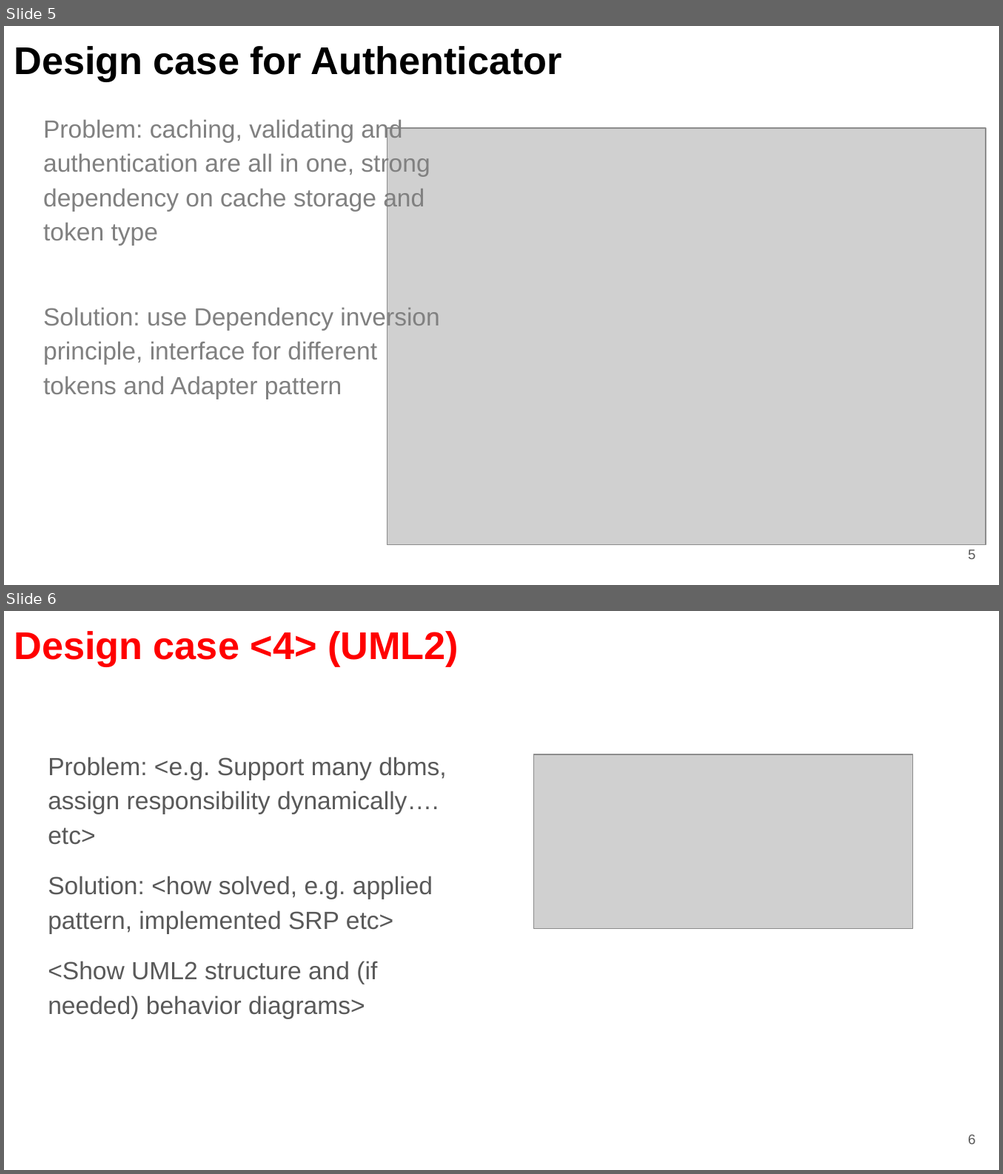
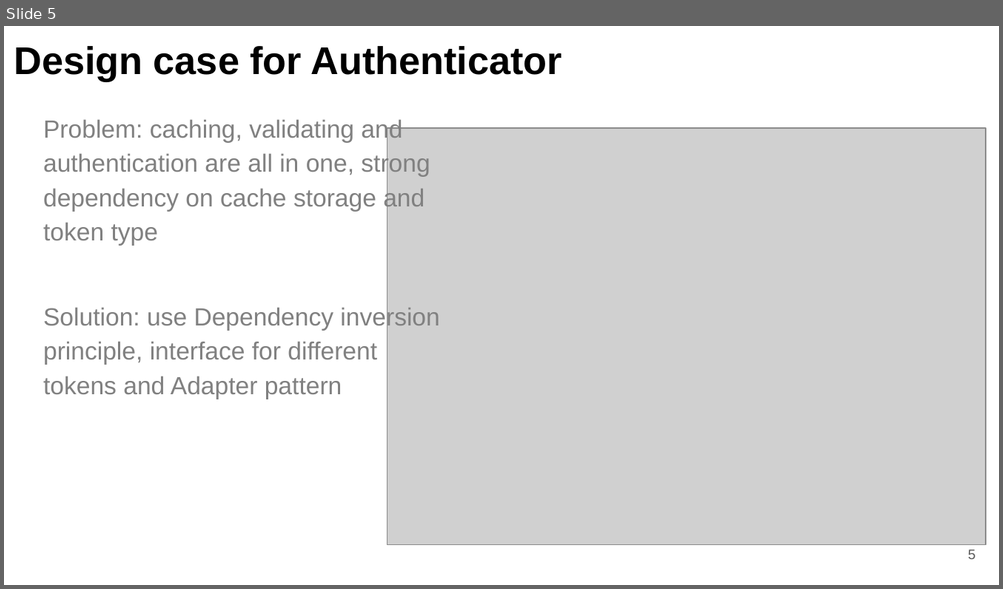
Before and after one commit to fanglores/Advanced-Software-Design, a slide deck: PracticeTasks/Module2/Task_12/Task_12.pptx. Shown one above the other, each under a label of ours: slides 5 and 6 before the commit, slide 5 after it. The pictures are 1003x1174 and 1003x589 pixels, drawn with LibreOffice and Linux fonts; fonts in the diff are those of the drawing; grey boxes stand for pictures. Boxes give left, top, right and bottom in pixels: in the first picture for what was removed or moved away, otherwise in the second. Text is boxed around its words. In the diff, an @@ line names an element or a change of style, - is before the commit and + after.

```diff
--- a/PracticeTasks/Module2/Task_12/Task_12.pptx
+++ b/PracticeTasks/Module2/Task_12/Task_12.pptx
@@ slide 6 removed at [4,611,999,1170], background #FFFFFF @@
@@ title removed at [14,631,458,667] @@
-Design case <4> (UML2)
@@ text removed at [48,757,446,1019] @@
-Problem: <e.g. Support many dbms, assign responsibility dynamically…. etc>
-Solution: <how solved, e.g. applied pattern, implemented SRP etc>
-<Show UML2 structure and (if needed) behavior diagrams>
@@ picture removed at [533,755,912,928] @@
@@ page number removed at [967,1135,975,1145] @@
-6
```
Also in this commit, not shown: 2 slides added, 1 other file.
